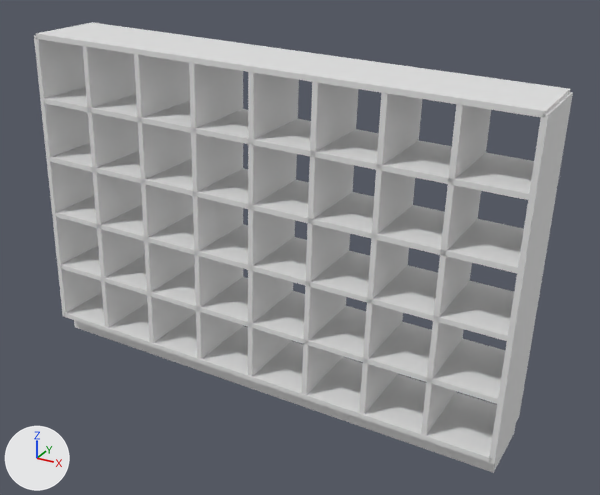
The OBJ model resources/models/Normalized/Shelf/m849.obj, before and after one commit.
One viewpoint serves both versions: a 50 mm lens placed at (0.752, -1.256, 0.608), pointed at (0.054, 0.013, -0.026). The lights are fixed; the arrows at lower left show +X, +Y and +Z. Where no turn or scale is listed for an object, it has been applied to the vertices.

The first picture shows 'm849'.
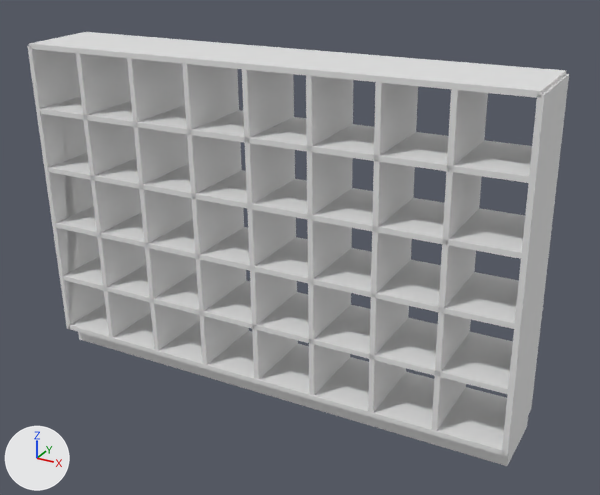
Changed parts and their boxes (x1, y1, x2, y2) in the pictures (600 x 495 px; the box of a moved part takes in the faces that stretch with it):
'm849', reshaped: before (34, 22, 573, 473); after (27, 32, 569, 466)
part 1 of me_m849, moved or reshaped: before (302, 82, 358, 395); after (306, 76, 353, 396)
part 2 of me_m849, moved or reshaped: before (359, 93, 422, 414); after (368, 82, 418, 413)
part 3 of me_m849, moved or reshaped: before (421, 104, 491, 436); after (432, 89, 488, 431)
part 4 of me_m849, moved or reshaped: before (64, 292, 497, 463); after (68, 304, 507, 455)
part 5 of me_m849, moved or reshaped: before (61, 246, 505, 404); after (63, 256, 513, 394)
part 6 of me_m849, moved or reshaped: before (56, 196, 514, 341); after (56, 206, 519, 329)
part 7 of me_m849, moved or reshaped: before (50, 143, 524, 273); after (48, 153, 525, 259)
part 8 of me_m849, moved or reshaped: before (44, 87, 534, 200); after (40, 97, 532, 183)
part 9 of me_m849, moved or reshaped: before (489, 92, 573, 464); after (502, 74, 569, 456)
part 10 of me_m849, moved or reshaped: before (74, 320, 516, 473); after (78, 332, 528, 466)
part 11 of me_m849, rebuilt (24% wider): before (189, 63, 243, 359); after (182, 64, 249, 365)
part 12 of me_m849, rebuilt (14% wider): before (34, 36, 102, 317); after (27, 46, 105, 329)
part 13 of me_m849, rebuilt (31% shorter): before (35, 22, 570, 118); after (29, 32, 566, 98)
part 14 of me_m849, rebuilt (17% wider): before (134, 54, 196, 343); after (127, 58, 200, 351)
part 15 of me_m849, rebuilt (15% wider): before (83, 46, 148, 328); after (76, 53, 151, 338)
part 16 of me_m849, moved or reshaped: before (248, 72, 299, 376); after (242, 69, 298, 380)

The change, as a list of edits to the scene's bpy script:
```text
Change me_m849:
    remove me_m849.from_pydata(...)  # 5481 vertices, 10985 faces; spans x -0.496..0.504, y -0.081..0.079, z -0.344..0.344
    add me_m849.from_pydata(...)  # 4976 vertices, 9973 faces; spans x -0.495..0.505, y -0.084..0.082, z -0.34..0.34
    me_m849 part 1: the loose piece of 386 vertices spanning x 0.108..0.138, y -0.08..0.078, z -0.292..0.32 is multiplied about its middle by the matrix ((1.009, -0.006, -0.049), (0.006, 1.01, 0.002), (0.049, -0.002, 1.009)), then moved by (0.002, 0.001, 0.006)
    me_m849 part 2: the loose piece of 386 vertices spanning x 0.229..0.258, y -0.08..0.078, z -0.296..0.316 is multiplied about its middle by the matrix ((1.009, -0.006, -0.049), (0.006, 1.01, 0.002), (0.049, -0.002, 1.009)), then moved by (0.003, 0.002, 0.012)
    me_m849 part 3: the loose piece of 386 vertices spanning x 0.35..0.379, y -0.08..0.078, z -0.3..0.312 is multiplied about the mesh origin by the matrix ((1.009, -0.006, -0.049), (0.006, 1.01, 0.002), (0.049, -0.002, 1.009))
    me_m849 part 4: the loose piece of 386 vertices spanning x -0.491..0.481, y -0.081..0.079, z -0.304..-0.263 is multiplied about its middle by the matrix ((1.007, -0.006, -0.049), (0.006, 1.008, 0.002), (0.049, -0.002, 1.007)), then moved by (0.015, 0.0, -0.002)
    me_m849 part 5: the loose piece of 386 vertices spanning x -0.487..0.484, y -0.08..0.079, z -0.185..-0.144 is multiplied about its middle by the matrix ((1.007, -0.006, -0.049), (0.006, 1.008, 0.002), (0.049, -0.002, 1.007)), then moved by (0.01, 0.0, -0.001)
    me_m849 part 6: the loose piece of 386 vertices spanning x -0.483..0.488, y -0.08..0.079, z -0.064..-0.023 is multiplied about its middle by the matrix ((1.009, -0.006, -0.049), (0.006, 1.01, 0.002), (0.049, -0.002, 1.009)), then moved by (0.004, 0.0, 0.0)
    me_m849 part 7: the loose piece of 386 vertices spanning x -0.48..0.492, y -0.08..0.079, z 0.057..0.098 is multiplied about its middle by the matrix ((1.009, -0.006, -0.049), (0.006, 1.01, 0.002), (0.049, -0.002, 1.009)), then moved by (-0.002, 0.0, 0.001)
    me_m849 part 8: the loose piece of 386 vertices spanning x -0.476..0.496, y -0.08..0.079, z 0.178..0.218 is multiplied about its middle by the matrix ((1.009, -0.006, -0.049), (0.006, 1.01, 0.002), (0.049, -0.002, 1.009)), then moved by (-0.008, 0.001, 0.002)
    me_m849 part 9: the loose piece of 386 vertices spanning x 0.475..0.504, y -0.081..0.078, z -0.304..0.308 is multiplied about the mesh origin by the matrix ((1.009, -0.006, -0.049), (0.006, 1.01, 0.002), (0.049, -0.002, 1.009))
    me_m849 part 10: the loose piece of 337 vertices spanning x -0.492..0.481, y -0.053..0.079, z -0.344..-0.273 is multiplied about its middle by the matrix ((1.007, -0.006, -0.049), (0.006, 1.008, 0.002), (0.049, -0.002, 1.007)), then moved by (0.016, 0.0, -0.002)
    me_m849 part 11: the loose piece of 386 vertices spanning x -0.133..-0.104, y -0.079..0.079, z -0.285..0.328 is rebuilt with 239 vertices and now spans x -0.129..-0.108, y -0.081..0.08, z -0.293..0.325
    me_m849 part 12: the loose piece of 276 vertices spanning x -0.496..-0.466, y -0.08..0.079, z -0.273..0.339 is rebuilt with 192 vertices and now spans x -0.495..-0.474, y -0.084..0.078, z -0.299..0.319
    me_m849 part 13: the loose piece of 236 vertices spanning x -0.472..0.5, y -0.081..0.079, z 0.303..0.344 is rebuilt with 175 vertices and now spans x -0.49..0.49, y -0.082..0.082, z 0.314..0.34
    me_m849 part 14: the loose piece of 218 vertices spanning x -0.254..-0.225, y -0.079..0.079, z -0.281..0.332 is rebuilt with 50 vertices and now spans x -0.251..-0.23, y -0.082..0.079, z -0.295..0.323
    me_m849 part 15: the loose piece of 168 vertices spanning x -0.375..-0.345, y -0.079..0.079, z -0.277..0.335 is rebuilt with 123 vertices and now spans x -0.373..-0.352, y -0.082..0.078, z -0.297..0.321
    me_m849 part 16: 6 vertices moved within x -0.001..0.005, y 0.079, z -0.059..0.018; 380 vertices removed from x -0.013..0.017, y -0.079..0.079, z -0.289..0.324; 380 vertices added at x -0.008..0.013, y -0.081..0.08, z -0.291..0.327
```
